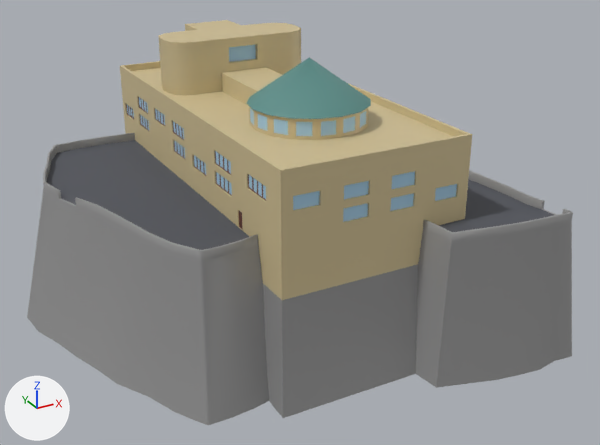
The FBX model Assets/Graphics/_Models/Environment/Exterior/PicduMidi/PicduMidi_Edificio_paneles_a-c.fbx: old version first, new version second.
Camera for both pictures: a 50 mm camera at (-34.6, -128.6, 45.1) aimed at (21.2, -27.1, -5.6). Arrows for +X, +Y and +Z are at lower left; the lights stay in place. Where no turn or scale is listed for an object, it has been applied to the vertices. Vertices at the same position are counted once.

Objects in the first picture: 'PicduMidi_Edificio_paneles_a-c'.
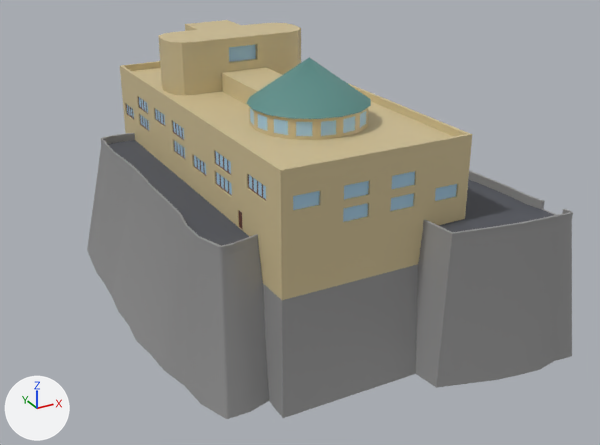
Pixel boxes (x1, y1, x2, y2) of what changed, in the pictures (600 x 445 px; the box of a moved part takes in the faces that stretch with it):
'PicduMidi_Edificio_paneles_a-c', reshaped (11% narrower)
    before: (27, 20, 573, 425)
    after: (87, 20, 573, 419)
part 1 of me_plano, moved or reshaped
    before: (27, 133, 269, 425)
    after: (87, 133, 270, 419)

Patch to the scene script:
```diff
--- a/Assets/Graphics/_Models/Environment/Exterior/PicduMidi/PicduMidi_Edificio_paneles_a-c.fbx.py
+++ b/Assets/Graphics/_Models/Environment/Exterior/PicduMidi/PicduMidi_Edificio_paneles_a-c.fbx.py
@@ me_plano @@
 # used by ob_picdumidi_edificio_paneles_a_c; location = (0.0, 0.0, 0.0)
-me_plano.from_pydata(...)  # 1860 vertices, 1726 faces; spans x -17.4..49.2, y -58.3..15.0, z -21.0..20.0
+me_plano.from_pydata(...)  # 1860 vertices, 1728 faces; spans x -4.7..49.2, y -58.3..15.0, z -21.0..20.0
+# me_plano part 1
+# 12 vertices are removed from x -11.4..-9.7, y -18.2..-14.2, z 0.0..1.3
+# 19 faces are deleted
+# 21 vertices in x -12.0..-5.1, y -28.2..10.7, z -20.7..1.3 move by (7.9, 0.0, 0.0)
+# 13 vertices in x -3.5..1.4, y -47.4..-18.0, z -20.7..1.3 move by (2.7, 0.0, 0.0)
+# 11 vertices in x -7.8..-2.3, y -37.8..7.0, z -20.7..1.3 move by (5.1, 0.0, 0.0)
+# 8 vertices in x -3.3..-0.9, y -47.4..-42.6, z -20.7..1.3 move by (2.6, 0.0, 0.0)
+# 7 vertices in x -17.4..-12.1, y -9.9..-8.9, z -20.7..1.3 move by (13.6, 0.0, 0.0)
+# 7 vertices in x -16.0..-11.1, y -5.8..-3.9, z -20.7..1.3 move by (12.5, 0.0, 0.0)
+# 83 vertices move from x -16.8..4.2, y -47.0..11.4, z -20.7..1.3 to x -4.7..4.1, y -47.0..11.4, z -20.7..1.3
+# 12 vertices are added at x 0.8..1.4, y -18.2..-14.2, z 0.0..1.3
+# 18 new faces join them, mat_hormigon_piedra (grey #949494)
+# 3 new faces join them, mat_suelo_terraza (dark grey #51545c)
 me_plano.materials.append(mat_hormigon_piedra)
```
